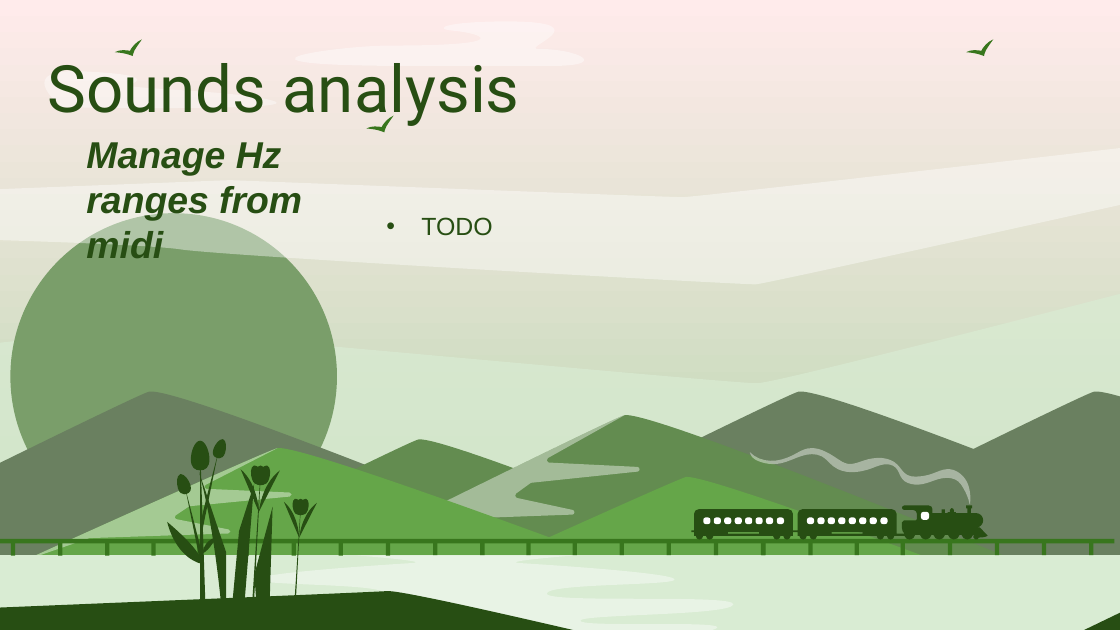
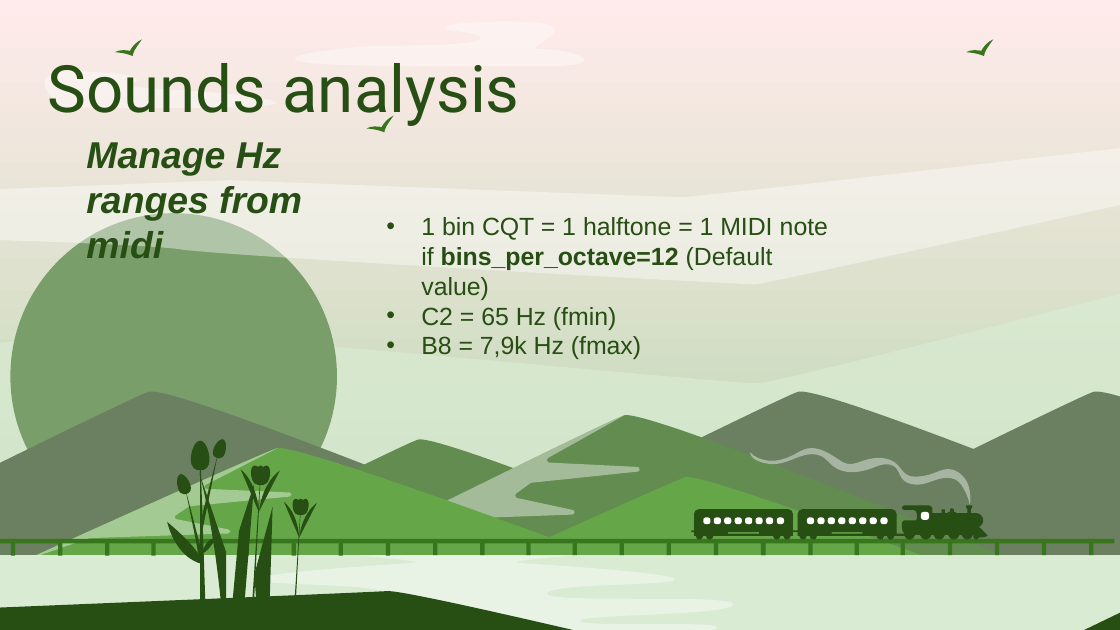
Before and after one commit to Smoother19/MusicAnimation, a slide deck: slide 6 of docs/presentation/PresProto.pptx (slide 5 before the commit). Drawn at 1120x630 pixels with LibreOffice and Linux fonts; fonts in the diff are those of the drawing. Boxes give left, top, right and bottom in pixels: in the first picture for what was removed or moved away, otherwise in the second. Text is boxed around its words. In the diff, an @@ line names an element or a change of style, - is before the commit and + after.

Commit message:
Now we have the sound

```diff
--- a/docs/presentation/PresProto.pptx
+++ b/docs/presentation/PresProto.pptx
@@ subtitle at box(421, 217, 828, 359): text changed @@
-• TODO
+• 1 bin CQT = 1 halftone = 1 MIDI note if bins_per_octave=12 (Default value)
+• C2 = 65 Hz (fmin)
+• B8 = 7,9k Hz (fmax)
```
Also in this commit, not shown: 6 other slides changed, 1 slide added, 1 other file.
